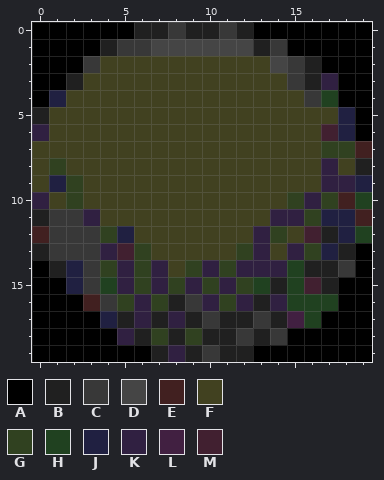
One commit to this pixel-art sprite: Thing3/Content/CodeLight.png. That is the earlier state.
The file is 20x20 pixels. Colours within 5 levels of each other are drawn and written as one.
Palette (. is transparent): A #000000  B #202020  C #383838  D #454545  E #412020  F #414120  G #304120  H #204120  J #202041  K #302041  L #412041  M #412030
Pixels before, first column x 0:
 0 AAAAAABBCBBCBAAAAAAA
 1 AAAABCCDDDDDDBCAAAAA
 2 AAACFFFFFFFFFFDCBAAA
 3 AABFFFFFFFFFFFFCBKAA
 4 AJFFFFFFFFFFFFFFCHAA
 5 BFFFFFFFFFFFFFFFFFJA
 6 KFFFFFFFFFFFFFFFFMJA
 7 FFFFFFFFFFFFFFFFFGGE
 8 FGFFFFFFFFFFFFFFFKFB
 9 FJGFFFFFFFFFFFFFFKKJ
10 KFGFFFFFFFFFFFFGKGEH
11 BCCKFFFFFFFFFFKKGJJE
12 ECCCGJFFFFFFFKGFMBJH
13 BCCCKMGFFFFFGKFKGJBA
14 ABJCGKGKFGKGKKKHBBCA
15 AAJCHKGKGKGKGHBHMBAA
16 AAAECGKGBCKGKBKHHHAA
17 AAAAJBKBKBCBBCBLHAAA
18 AAAAAKBGBGBBCBCAAAAA
19 AAAAAAABKBCBBAAAAAAA
Once edited:
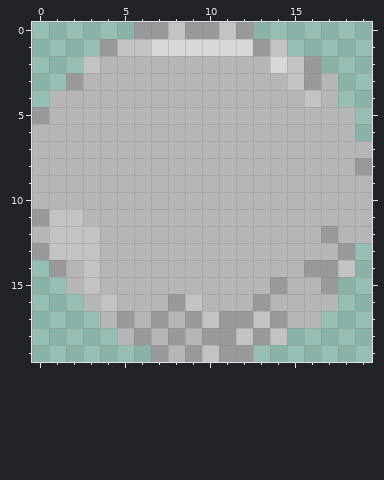
From old to new:
Colour B changes from #202020 to #999999.
Colour C changes from #383838 to #c3c3c3.
Colour D changes from #454545 to #d7d7d7.
Colour F changes from #414120 to #b6b6b6.
The edit turns colour E into colour F in row 7 at x 19; in row 10 at x 18; in row 11 at x 19; in row 12 at x 0; in row 16 at x 3.
The edit turns colour G into colour F in row 7 at x 17 to 18; in row 8 at x 1; in row 9 at x 2; in row 10 at x 2, 15 and 17; in row 11 at x 16; in row 12 at x 4 and 14.
The edit turns colour G into colour F in row 13 at x 6, 12 and 16; in row 14 at x 4, 6, 9 and 11; in row 15 at x 6, 8, 10 and 12; in row 16 at x 5, 7 and 11; in row 18 at x 7 and 9.
The edit turns colour H into colour F in row 4 at x 17; in row 10 at x 19; in row 12 at x 19; in row 14 at x 15; in row 15 at x 4, 13 and 15; in row 16 at x 15 to 17.
The edit turns colour H into colour F in row 17 at x 16.
The edit turns colour J into colour F in row 4 at x 1; in rows 5 to 6 at x 18; in row 9 at x 1 and 19; in row 11 at x 17 to 18; in row 12 at x 5 and 18; in row 13 at x 17.
The edit turns colour J into colour F in rows 14 to 15 at x 2; in row 17 at x 4.
The edit turns colour K into colour F in row 3 at x 17; in row 6 at x 0; in row 8 at x 17; in row 9 at x 17 to 18; in row 10 at x 0 and 16; in row 11 at x 3 and 14 to 15.
The edit turns colour K into colour F in row 12 at x 13; in row 13 at x 4, 13 and 15; in row 14 at x 5, 7, 10 and 12 to 14; in row 15 at x 5, 7, 9 and 11; in row 16 at x 6, 10, 12 and 14; in row 17 at x 6 and 8.
The edit turns colour K into colour F in row 18 at x 5; in row 19 at x 8.
The edit turns colour L into colour F in row 17 at x 15.
The edit turns colour M into colour F in row 6 at x 17; in row 12 at x 16; in row 13 at x 5; in row 15 at x 16.
Colour A is gone in row 0 at x 0 to 5 and 13 to 19; in row 1 at x 0 to 3 and 15 to 19; in row 2 at x 0 to 2 and 17 to 19; in row 3 at x 0 to 1 and 18 to 19; in row 4 at x 0 and 18 to 19; in rows 5 to 6 at x 19.
Colour A is gone in row 13 at x 19; in row 14 at x 0 and 19; in row 15 at x 0 to 1 and 18 to 19; in row 16 at x 0 to 2 and 18 to 19; in row 17 at x 0 to 3 and 17 to 19; in row 18 at x 0 to 4 and 15 to 19.
Colour A is gone in row 19 at x 0 to 6 and 13 to 19.
